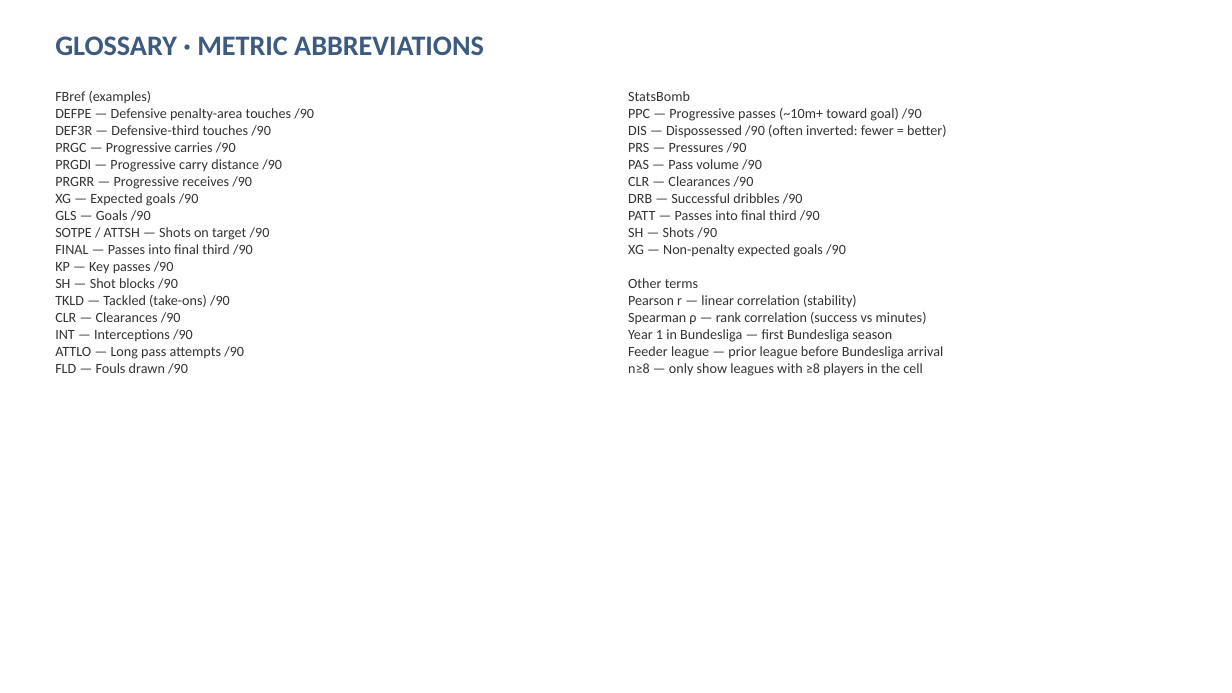
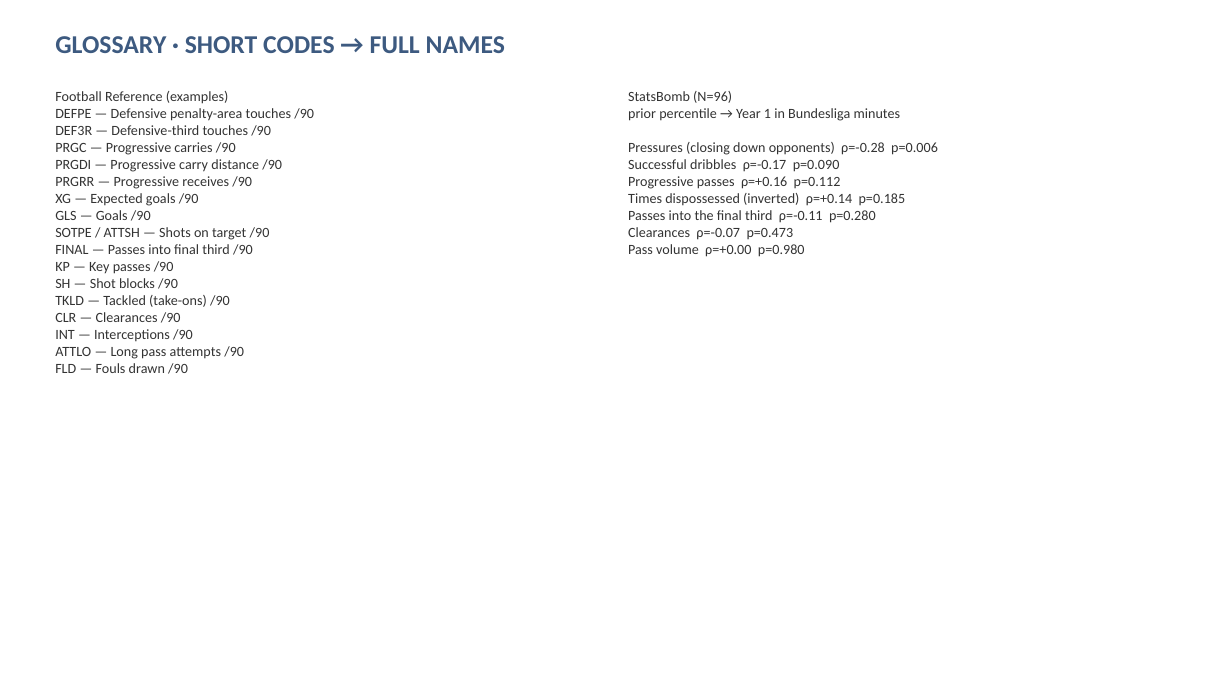
Before and after one commit to colbymorris08/bundesliga-transfer-traits, a slide deck: slide 23 of bundesliga_transfer_traits.pptx. Drawn at 1232x693 pixels with LibreOffice and Linux fonts; fonts in the diff are those of the drawing. Boxes give left, top, right and bottom in pixels: in the first picture for what was removed or moved away, otherwise in the second. Text is boxed around its words. In the diff, an @@ line names an element or a change of style, - is before the commit and + after.

```diff
--- a/bundesliga_transfer_traits.pptx
+++ b/bundesliga_transfer_traits.pptx
@@ text at <box>55,36,505,53</box>: text changed; size 22 to 20 pt @@
-GLOSSARY · METRIC ABBREVIATIONS
+GLOSSARY · SHORT CODES → FULL NAMES
@@ text at <box>55,91,229,104</box>: text changed @@
-FBref (examples)
+Football Reference (examples)
@@ text at <box>628,91,938,257</box>: text changed @@
-StatsBomb
-PPC — Progressive passes (~10m+ toward goal) /90
-DIS — Dispossessed /90 (often inverted: fewer = better)
-PRS — Pressures /90
-PAS — Pass volume /90
-CLR — Clearances /90
-DRB — Successful dribbles /90
-PATT — Passes into final third /90
-SH — Shots /90
-XG — Non-penalty expected goals /90
-Other terms
-Pearson r — linear correlation (stability)
-Spearman ρ — rank correlation (success vs minutes)
-Year 1 in Bundesliga — first Bundesliga season
-Feeder league — prior league before Bundesliga arrival
-n≥8 — only show leagues with ≥8 players in the cell
+StatsBomb (N=96)
+prior percentile → Year 1 in Bundesliga minutes
+Pressures (closing down opponents) ρ=-0.28 p=0.006
+Successful dribbles ρ=-0.17 p=0.090
+Progressive passes ρ=+0.16 p=0.112
+Times dispossessed (inverted) ρ=+0.14 p=0.185
+Passes into the final third ρ=-0.11 p=0.280
+Clearances ρ=-0.07 p=0.473
+Pass volume ρ=+0.00 p=0.980
```
Also in this commit, not shown: 22 other slides changed.
